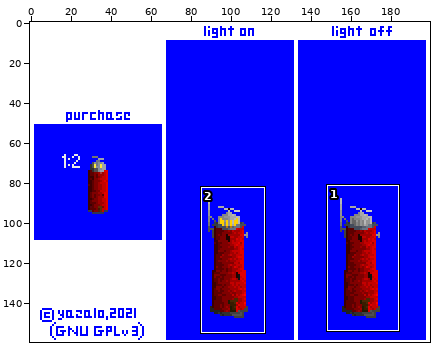
One commit to this sprite sheet: gfx/krynica.png. Above: a wide view before the commit, with the close-up outlined.
Close-up. First the earlier version:
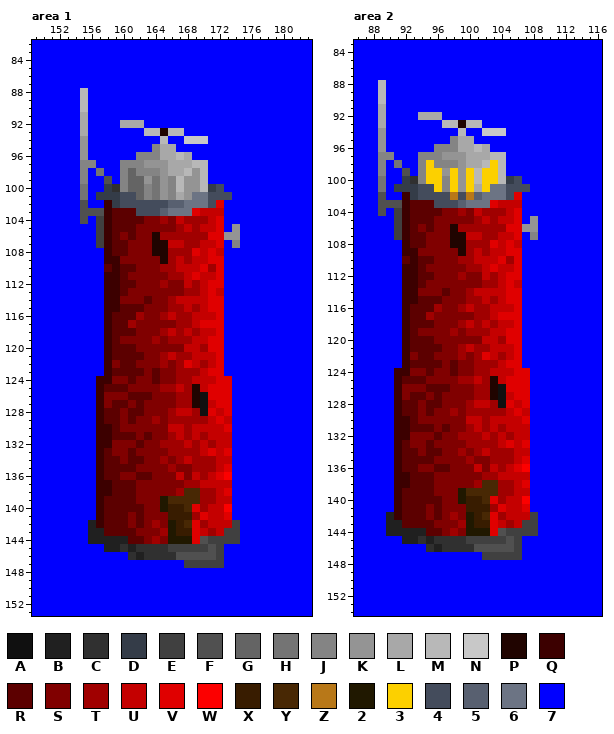
The file is 200x160 pixels. Colours within 5 levels of each other are drawn and written as one. Shown: area 1: x 149..183, y 82..153; area 2: x 86..116, y 83..154.
Palette (. is transparent): A #101010  B #202020  C #303030  D #343c48  E #404040  F #505050  G #646464  H #747474  J #848484  K #949494  L #a8a8a8  M #b8b8b8  N #c8c8c8  P #200400  Q #3c0000  R #5c0000  S #800000  T #a00000  U #c40000  V #e00000  W #fc0000  X #381c00  Y #482804  Z #b87818  2 #201800  3 #fcd000  4 #444c5c  5 #586070  6 #6c7484  7 #0000ff
New version:
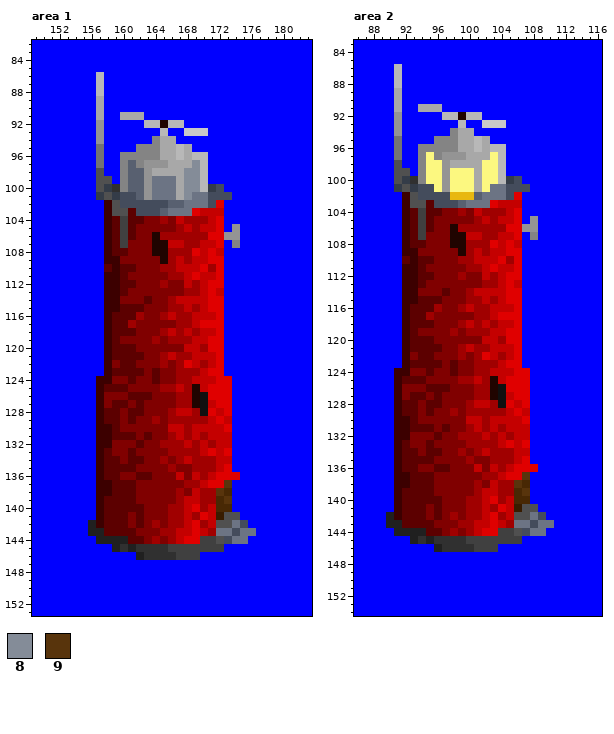
Colours new in this view: 8 #848c98  9 #58340c
Edits made:
colour 3: #fcd000 -> #fcf880
colour Z: #b87818 -> #e8b810
Changed rows in their new state; - is a pixel that keeps its letter.
Area 1:
first column x 155:
 86 --M-------------
 87 --M-------------
 88 7-M-------------
 89 7-L-------------
 90 7-L-------------
 91 7-L--LLL--------
 92 7-K--777MMPMM---
 93 7-K-----77M77NNN
 94 7-K------JLL-777
 95 7-H----JJ---ML--
 96 7-H--JJ-------MM
 97 77H---5-------8-
 98 7-F---55KLL--88-
 99 7-F---55-666L88-
100 7-F---55K666L88-
101 7--F---5K666-8--
102 7---F-----------
103 777-FF----------
104 7-7--E----------
105 --7--E----------
106 --7--E----------
107 --7--E----------
first column x 156:
136 -----------------VV--
137 ---------------VV9---
138 ------------SU--9Y---
139 ---------SSTUU--Y9---
140 ---------STTU---YY---
141 ----------TTU---XFF--
142 ----------TTU---FF64-
143 ----------TUU---66466
144 7---------TUV-E-F466-
145 --7------------E-----
146 -----7-----EEE777----
147 ------------77777----
Area 2:
first column x 89:
 86 --M-------------
 87 --M-------------
 88 7-M-------------
 89 7-L-------------
 90 7-L-------------
 91 7-L--LLL--------
 92 7-K--777MMPMM---
 93 7-K-----77M77NNN
 94 7-K------JLL-777
 95 7-H----JJ---ML--
 96 7-H--JJ-------MM
 97 77H---3-------3-
 98 7-F----3KLL--3--
 99 7-F-------3-L---
100 7-F-----K-3-L---
101 7--F----K-3-----
102 7---F-----Z-----
103 777-FF----------
104 7-7--E----------
105 --7--E----------
106 --7--E----------
107 --7--E----------
first column x 90:
136 -----------------VV--
137 ---------------VV9---
138 ------------SU--9Y---
139 ---------SSTUU--Y9---
140 ---------STTU---YY---
141 ----------TTU---XFF--
142 ----------TTU---FF64-
143 ----------TUU---66466
144 7---------TUV-E-F466-
145 --7------------E-----
146 -----7-----EEE777----
147 ------------77777----
Changed places in both close-ups, as pixel boxes (x1, y1, x2, y2):
changed: (80, 72, 208, 248)
changed: (88, 472, 256, 568)
changed: (378, 64, 506, 240)
changed: (386, 464, 554, 560)
